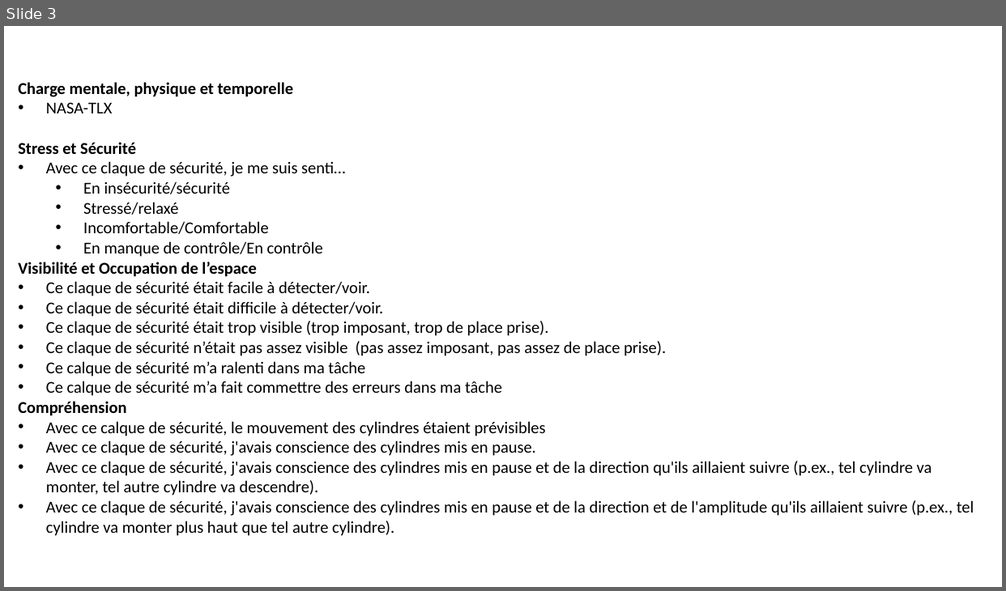
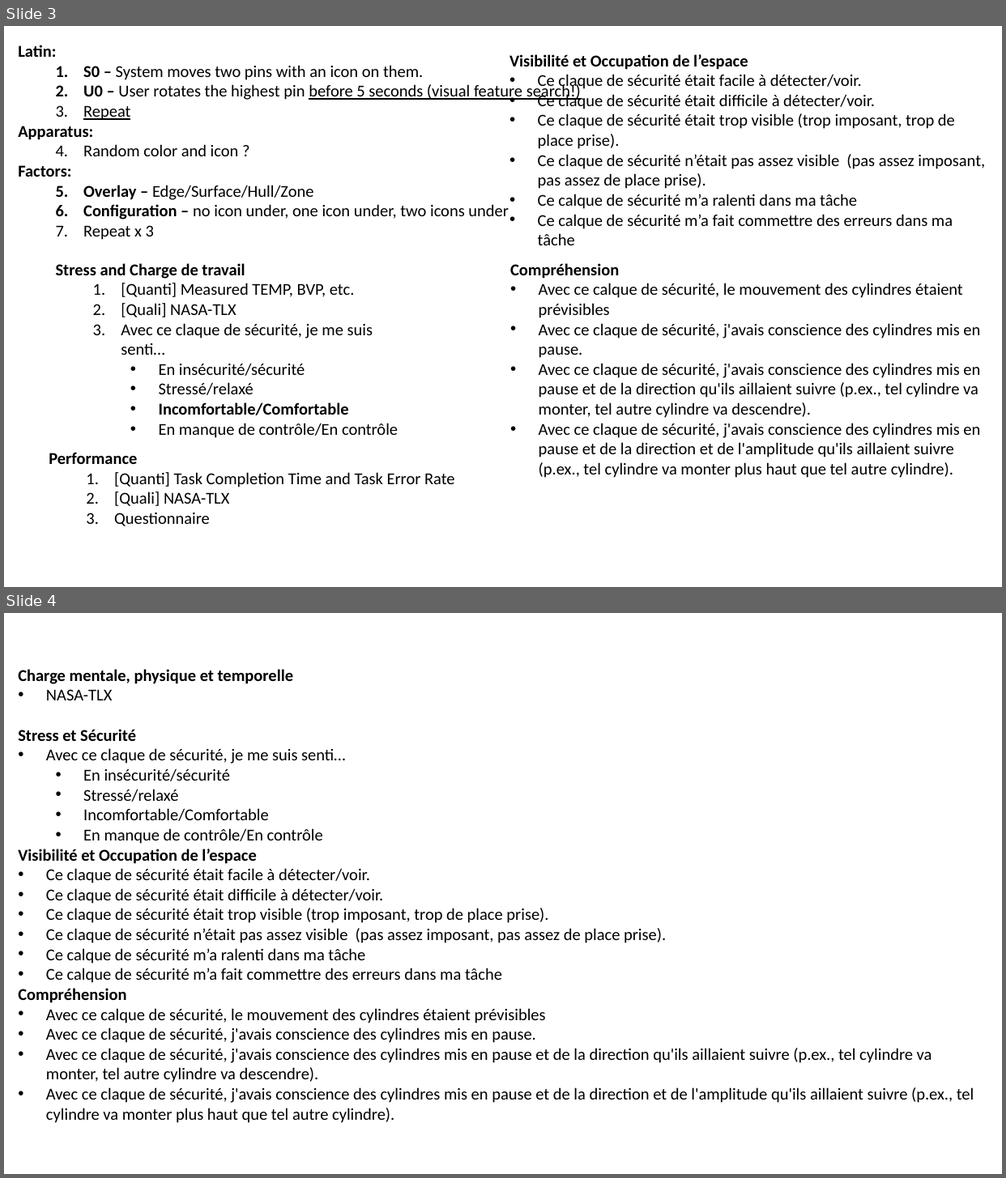
Before and after one commit to maximedaniel/ExpandDialSticks, a slide deck: study2.pptx. Shown one above the other, each under a label of ours: slide 3 before the commit, slides 3 and 4 after it. The pictures are 1006x591 and 1006x1178 pixels, drawn with LibreOffice and Linux fonts; fonts in the diff are those of the drawing. Boxes give left, top, right and bottom in pixels: in the first picture for what was removed or moved away, otherwise in the second. Text is boxed around its words. In the diff, an @@ line names an element or a change of style, - is before the commit and + after.

```diff
--- a/study2.pptx
+++ b/study2.pptx
@@ slide 3 added at [4,26,1002,587], background #FFFFFF @@
@@ text added at [18,45,581,240], 16 pt, text #000000 @@
+Latin:
+  1. S0 – System moves two pins with an icon on them.
+  2. U0 – User rotates the highest pin before 5 seconds (visual feature search!)
+  3. Repeat
+Apparatus:
+  1. Random color and icon ?
+Factors:
+  1. Overlay – Edge/Surface/Hull/Zone
+  2. Configuration – no icon under, one icon under, two icons under
+  3. Repeat x 3
@@ text added at [509,54,985,246], 16 pt, text #000000 @@
+Visibilité et Occupation de l’espace
+• Ce claque de sécurité était facile à détecter/voir.
+• Ce claque de sécurité était difficile à détecter/voir.
+• Ce claque de sécurité était trop visible (trop imposant, trop de place prise).
+• Ce claque de sécurité n’était pas assez visible (pas assez imposant, pas assez de place prise).
+• Ce calque de sécurité m’a ralenti dans ma tâche
+• Ce calque de sécurité m’a fait commettre des erreurs dans ma tâche
@@ text added at [56,263,398,438], 16 pt, text #000000 @@
+  Stress and Charge de travail
+    1. [Quanti] Measured TEMP, BVP, etc.
+    2. [Quali] NASA-TLX
+    3. Avec ce claque de sécurité, je me suis senti…
+      • En insécurité/sécurité
+      • Stressé/relaxé
+      • Incomfortable/Comfortable
+      • En manque de contrôle/En contrôle
@@ text added at [510,263,980,478], 16 pt, text #000000 @@
+Compréhension
+• Avec ce calque de sécurité, le mouvement des cylindres étaient prévisibles
+• Avec ce claque de sécurité, j'avais conscience des cylindres mis en pause.
+• Avec ce claque de sécurité, j'avais conscience des cylindres mis en pause et de la direction qu'ils aillaient suivre (p.ex., tel cylindre va monter, tel autre cylindre va descendre).
+• Avec ce claque de sécurité, j'avais conscience des cylindres mis en pause et de la direction et de l'amplitude qu'ils aillaient suivre (p.ex., tel cylindre va monter plus haut que tel autre cylindre).
@@ text added at [49,452,455,527], 16 pt, text #000000 @@
+  Performance
+    1. [Quanti] Task Completion Time and Task Error Rate
+    2. [Quali] NASA-TLX
+    3. Questionnaire
@@ what was slide 3 is now slide 4 @@
```
Also in this commit, not shown: 2 slides changed, 2 other files.
